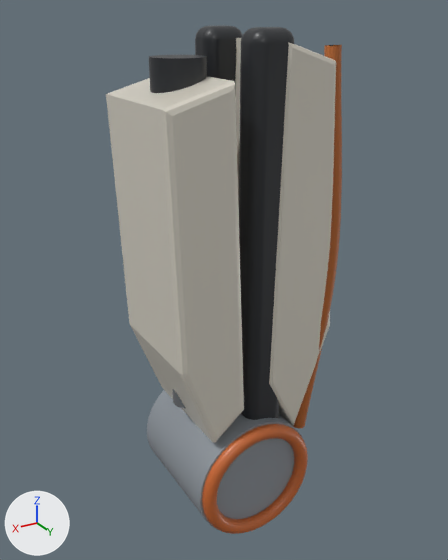
The glTF model src/raptor_description/meshes/digitigrade/left_shin_link.glb, before and after one commit.
One viewpoint serves both versions: a camera (50 mm lens) standing at (0.196, 0.326, -0.003) and looking at (-0.002, -0.003, -0.167). The axes (+X, +Y, +Z) are drawn at lower left. The lights are the same throughout. The picture after the commit comes second. Vertices at exactly the same position are counted once.

Names of what the first picture shows: 'left_shin_link'.
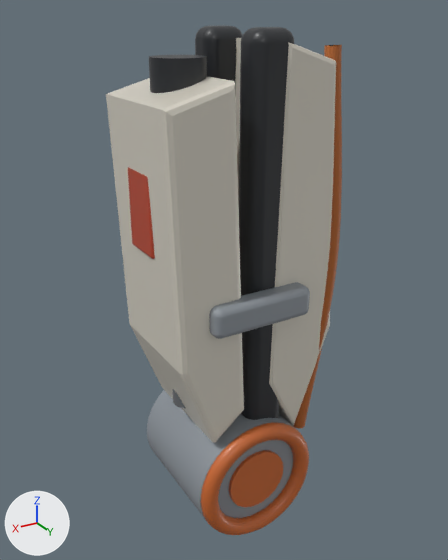
What differs and where, as boxes (x1, y1, x2, y2) in the pictures (448 x 560 px; the box of a moved part takes in the faces that stretch with it):
'left_shin_link', reshaped: before (106, 26, 342, 534); after (106, 26, 342, 535)
part 1 of me_left_shin_link, added (red): after (128, 167, 155, 259)
part 2 of me_left_shin_link, added: after (209, 282, 310, 339)
part 3 of me_left_shin_link, added (brown): after (229, 450, 283, 507)
part 4 of me_left_shin_link, moved or reshaped: before (202, 424, 308, 534); after (201, 422, 309, 535)

The change, as a diff of the scene's bpy script:
```diff
--- a/src/raptor_description/meshes/digitigrade/left_shin_link.glb.py
+++ b/src/raptor_description/meshes/digitigrade/left_shin_link.glb.py
@@ img_image_15 @@
+img_image_15 = load_image('Image_15', '_unpacked/Image_15', 64, 64, 'Non-Color')
@@ mat_brushed_actuator_left_shin_link__cross_link__brushed_metal @@
+mat_brushed_actuator_left_shin_link__cross_link__brushed_metal = principled_material('brushed actuator left_shin_link__cross_link [brushed-metal]')
+mat_brushed_actuator_left_shin_link__cross_link__brushed_metal.base_color = (0.266, 0.296, 0.328)  # grey #8d949b
+mat_brushed_actuator_left_shin_link__cross_link__brushed_metal.anisotropic = 0.5
+mat_brushed_actuator_left_shin_link__cross_link__brushed_metal.coat_weight = 0.22
+mat_brushed_actuator_left_shin_link__cross_link__brushed_metal.coat_roughness = 0.26
@@ mat_warning_label_left_shin_link__label_strip__molded_polymer @@
+mat_warning_label_left_shin_link__label_strip__molded_polymer = bpy.data.materials.new('warning label left_shin_link__label_strip [molded-polymer]')
+# colours: red #b8452a
+# uses the picture img_image_15
@@ mat_orange_ring_left_shin_link__ankle_rotor__anodized_metal @@
+mat_orange_ring_left_shin_link__ankle_rotor__anodized_metal = bpy.data.materials.new('orange ring left_shin_link__ankle_rotor [anodized-metal]')
+# colours: orange #c8662a
+# uses the picture img_image_1
@@ me_left_shin_link @@
 # used by ob_left_shin_link; location = (0.0, 0.0, 0.0)
-me_left_shin_link.from_pydata(...)  # 1981 vertices, 3924 faces; spans x -0.065..0.059, y -0.043..0.049, z -0.344..-0.01
+me_left_shin_link.from_pydata(...)  # 2650 vertices, 5244 faces; spans x -0.065..0.059, y -0.045..0.05, z -0.344..-0.01
+# me_left_shin_link part 1: a new loose piece of 296 vertices spanning x 0.054..0.058, y -0.015..0.015, z -0.135..-0.085, in mat_warning_label_left_shin_link__label_strip__molded_polymer
+# me_left_shin_link part 2: a new loose piece of 296 vertices spanning x -0.035..0.035, y 0.034..0.05, z -0.18..-0.16, in mat_brushed_actuator_left_shin_link__cross_link__brushed_metal (grey #8d949b)
+# me_left_shin_link part 3: a new loose piece of 77 vertices spanning x -0.022..0.022, y -0.045..0.045, z -0.322..-0.278, in mat_orange_ring_left_shin_link__ankle_rotor__anodized_metal
+# me_left_shin_link part 4: 4 vertices moved within x -0.023..0.023, y 0.044, z -0.323..-0.277; 572 vertices removed from x -0.043..0.043, y 0.039..0.049, z -0.343..-0.257; 572 vertices added at x -0.044..0.044, y 0.038..0.05, z -0.344..-0.256
 me_left_shin_link.materials.append(mat_anodized_frame_left_shin_link__strut_0__anodized_metal)
@@ me_left_shin_link @@
 me_left_shin_link.materials.append(mat_orange_ring_left_shin_link__ankle_ring__anodized_metal)
+me_left_shin_link.materials.append(mat_warning_label_left_shin_link__label_strip__molded_polymer)
+me_left_shin_link.materials.append(mat_brushed_actuator_left_shin_link__cross_link__brushed_metal)  # grey #8d949b
+me_left_shin_link.materials.append(mat_orange_ring_left_shin_link__ankle_rotor__anodized_metal)
```
